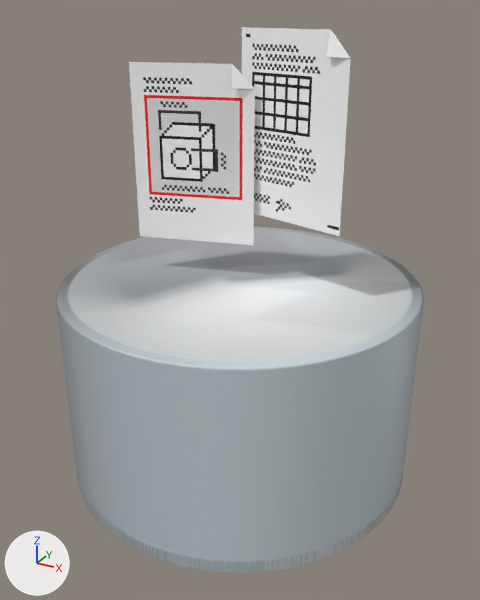
Before and after pictures for a commit that changed the glTF model assets/models/article.glb.
Before and after are seen from a 50 mm lens placed at (5.01, -9.11, 4.18), pointed at (0.11, -0.19, -0.28). Arrows for +X, +Y and +Z are at lower left; the lights stay in place. Where no turn or scale is listed for an object, it has been applied to the vertices. Vertices at the same position are counted once.
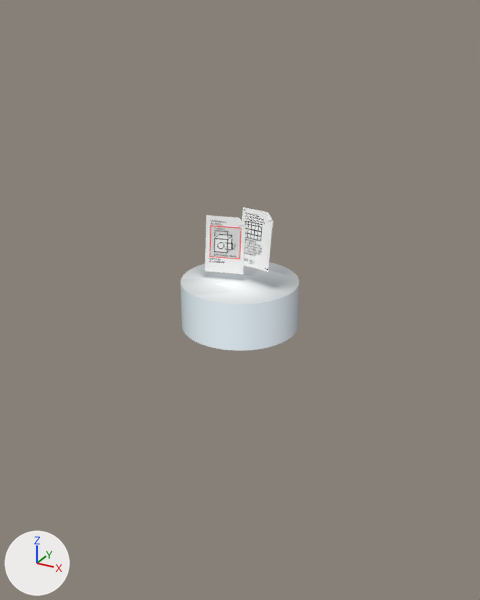
Where the newer file only moved an object's origin or applied its transform, the numbers keep the older frame.

Where the change shows, as pixel boxes (x1, y1, x2, y2) in the pictures (480 x 600 px):
'Circle', deleted
    before: (56, 227, 424, 573)
'Plane.001', reshaped (68% narrower, 67% shorter)
    before: (129, 62, 255, 245)
    after: (205, 215, 245, 275)
'Plane', deleted
    before: (242, 27, 351, 236)
'Plane.003', added
    after: (180, 262, 300, 351)
'Plane.002', added
    after: (242, 207, 273, 272)

Patch to the scene script:
```diff
--- a/assets/models/article.glb.py
+++ b/assets/models/article.glb.py
@@ mat_floorbakedarticles @@
 n0 = _N.new('ShaderNodeBsdfPrincipled'); n0.name = 'Principled BSDF'
+n0.inputs[0].default_value = (0.0, 0.0, 0.0, 1.0)  # 'Base Color', black #000000
+n0.inputs[2].default_value = 1.0  # 'Roughness'
+n0.inputs[28].default_value = 1.0  # 'Emission Strength'
 n1 = _N.new('ShaderNodeOutputMaterial'); n1.name = 'Material Output'
@@ mat_floorbakedarticles @@
 n2 = _N.new('ShaderNodeTexImage'); n2.name = 'Image Texture'
 _L.new(n0.outputs[0], n1.inputs[0])  # 'BSDF' to 'Surface'
-_L.new(n2.outputs[0], n0.inputs[0])  # 'Color' to 'Base Color'
+_L.new(n2.outputs[0], n0.inputs[27])  # 'Color' to 'Emission Color'
@@ me_plane_002 @@
 me_plane_002.from_pydata(...)  # 16 vertices, 28 faces; spans x -0.97..0.97, y -0.26..0.26, z -1.41..1.42
 # used by ob_plane_001; location = (-0.8, -0.1, 2.0)
+# me_plane_002 part 1: the whole mesh is multiplied about its middle by the matrix ((0.333, 0.001, -0.015), (0.001, 0.328, 0.056), (0.015, -0.056, 0.328)), then moved by (0.53, 0.07, -1.42)
 me_plane_002.materials.append(mat_designdocument)
@@ me_plane_001_1 @@
+me_plane_001_1.from_pydata(...)  # 16 vertices, 28 faces; spans x -0.322..0.323, y -0.168..0.168, z -0.479..0.475
+me_plane_001_1.materials.append(mat_worddocument)  # picture img_articlecol
@@ me_plane_003 @@
+me_plane_003.from_pydata(...)  # 288 vertices, 478 faces; spans x -1.0..1.0, y -1.0..1.0, z -0.82..0.0
+me_plane_003.materials.append(mat_floorbakedarticles)
@@ ob_plane @@
-ob_plane = bpy.data.objects.new('Plane', me_plane_001)
-ob_plane.location = (0.8, 0.1, 2.5)
@@ ob_circle @@
-ob_circle = bpy.data.objects.new('Circle', me_circle)
-ob_circle.location = (0.0, 0.0, 0.0)
@@ ob_plane_002 @@
+ob_plane_002 = bpy.data.objects.new('Plane.002', me_plane_001_1)
+ob_plane_002.location = (0.27, 0.03, 0.74)
@@ ob_plane_003 @@
+ob_plane_003 = bpy.data.objects.new('Plane.003', me_plane_003)
+ob_plane_003.location = (0.0, 0.0, 0.0)
```
